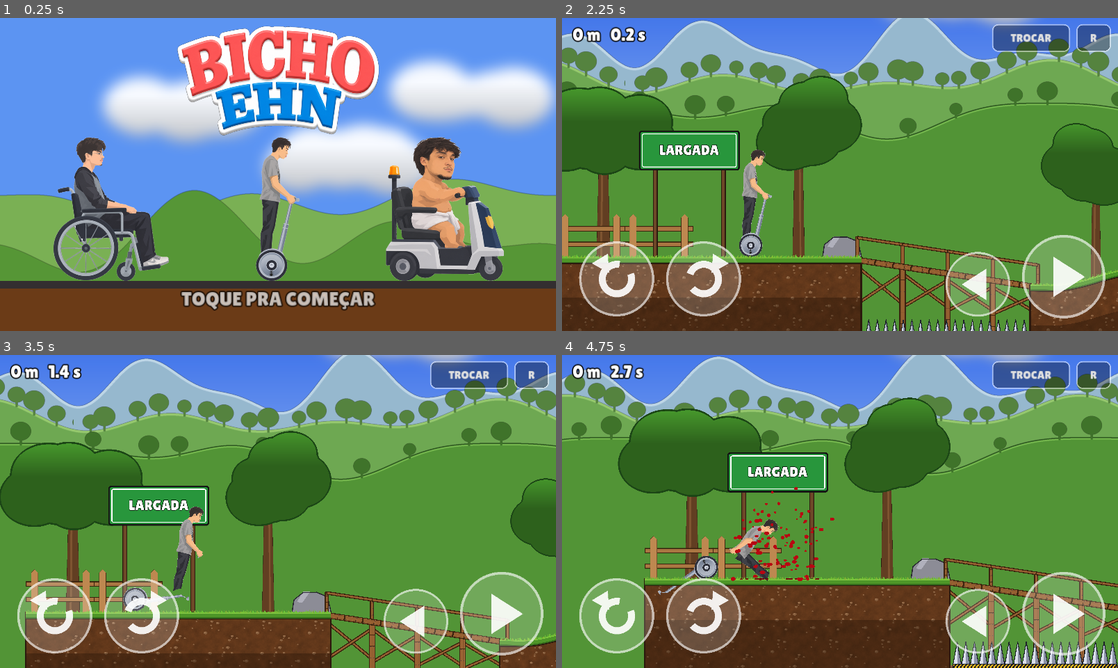
Above: before the commit, frames 1-4 (two rows, left to right).
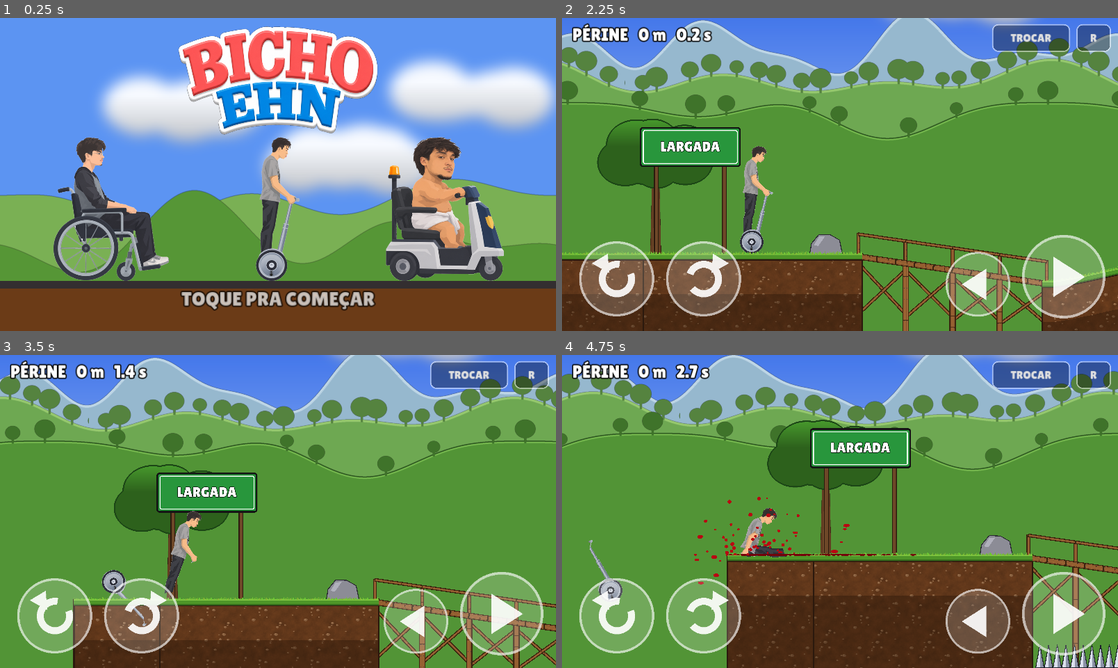
Above: after the commit, the same moments.

Repository: site-oficial-br-y/variant.agencia
Game: Godot game, scene res://levels/Abertura.tscn
Same seed, same stepped clock (60 frames per second), same inputs: the game is played once before the commit and once after it.
Inputs (mouse positions are in pixels of both pictures, inside the frame that each line leads up to):
- Up to frame 1 (0.25 s): no input
- Up to frame 2 (2.25 s): tap Enter at 0.5 s; move the mouse to (962, 158) at 0.52 s; hold D 0.53-1.25 s; tap Space (eject) at 0.6 s; click (962, 158) at 0.67 s; click (1073, 290) at 1.25 s; click "1. PRIMEIRO ROLÊ" at 2 s
- Up to frame 3 (3.5 s): move the mouse to (166, 527) at 2.77 s; hold Left (brake) from 2.78 s (still down); tap Space (eject) at 2.85 s; click (166, 527) at 2.92 s
- Up to frame 4 (4.75 s): move the mouse to (895, 442) at 3.52 s; release Left (brake) at 3.53 s; hold D 3.53-4.28 s; tap Space (eject) at 3.6, 4.35 s; click (895, 442) at 3.67 s; move the mouse to (812, 574) at 4.27 s; hold Right (accelerate) from 4.28 s (still down); click (812, 574) at 4.42 s

The runs differ from the first frame. In frame 1, 1.7% of the frame differs, in the area x 31-69%, y 2-38%; in frame 2, 25%; in frame 3, 38%; in frame 4, 43%, in the area x 0-100%, y 0-100%.

Commit message:
Bicho Ehn: jogo 1,5x mais rapido, fases 3x mais longas, nomes dos personagens
- Engine.time_scale 1,5 com fisica a 90 Hz (mesmo passo de 1/60 s de jogo)
- Trechos reutilizaveis (ponte, bola, lago, passarela, gangorra, vigas, tabuas,
  prensa, serras, TNT) e as 3 fases montadas com eles, 3 checkpoints cada
- Nomes: Perine (segway), Gabriel (cadeira), Gian (scooter) no menu e no HUD
- Bot espera cada pendulo separadamente

Co-Authored-By: Claude Opus 5.5 <noreply@anthropic.com>
Claude-Session: https://claude.ai/code/session_014hX2KsBke7Sq6MsZDXhCCQ

Diff:
--- a/jogo-godot/actors/Player.gd
+++ b/jogo-godot/actors/Player.gd
@@ -10,6 +10,7 @@
 
 @export var personagem: String = "segway"
 @export var chao_y: float = 1000.0
+var fundo_y := INF                 # abaixo disso o veículo caiu num buraco (a fase define)
 @export var spawn_x: float = 600.0
 @export var balance_stiffness: float = 55.0
 @export var balance_damping: float = 14.0
@@ -243,7 +244,7 @@
 		bateu_chao.emit(roda_motriz.global_position + Vector2(0, (roda_motriz.get_child(0).shape as CircleShape2D).radius), dv / 2000.0)
 	var tomba := deg_to_rad(78.0 if equilibra else 115.0)
 	if dv > limiar_queda_montado or absf(chassi.rotation) > tomba \
-			or chassi.global_position.y > chao_y + 900.0:
+			or chassi.global_position.y > (fundo_y if fundo_y < INF else chao_y + 900.0):
 		soltar_ragdoll(_vel(), false)
 
 # ---------- montado -> ragdoll ----------
--- a/jogo-godot/autoload/Game.gd
+++ b/jogo-godot/autoload/Game.gd
@@ -9,6 +9,8 @@
 var personagem: String = "segway"
 var fase: int = 1
 const FASES := ["PRIMEIRO ROLÊ", "OBRA", "DESCIDÃO"]
+const NOMES := {"segway": "PÉRINE", "cadeira": "GABRIEL", "scooter": "GIAN"}
+const RITMO := 1.5                   # jogo roda 1,5x mais rápido (gravidade mais pesada, tudo mais ágil)
 const ARQ_PROGRESSO := "user://progresso.cfg"
 var checkpoint_x: float = -1.0       # -1 = começa do início; sobrevive ao reinício (R)
 var checkpoint_chao: float = 1000.0
--- a/jogo-godot/autoload/Playtest.gd
+++ b/jogo-godot/autoload/Playtest.gd
@@ -14,7 +14,7 @@
 var log_path := "user://playtest/log.jsonl"
 var falhas: Array = []
 var _vx_ant: Dictionary = {}
-var _liberado := false
+var _liberado: Dictionary = {}             # pêndulo -> já saiu atrás dele
 var _prensas_liberadas: Dictionary = {}
 
 func _ready() -> void:
@@ -82,7 +82,7 @@
 	# estratégia de gente: em obstáculo de tempo (pêndulo), esperar antes de ir
 	var espera := 0.0 if estrategia == "reativo" else rng.randf_range(0.0, 5.0)
 	var proxima_foto := 0.0
-	_liberado = false
+	_liberado.clear()
 	_vx_ant.clear()
 	_prensas_liberadas.clear()
 	while resultado == "":
@@ -150,18 +150,17 @@
 		var raio: float = b.get_meta("raio", 100.0)
 		var dist := ancora.x - foco.global_position.x
 		# para logo antes do alcance (frente do veículo ~550 px à frente do centro)
-		if dist < 300.0 or dist > alcance + raio + 1100.0:
+		if dist < 300.0 or dist > alcance + raio + 1100.0 or _liberado.has(b):
 			continue
 		var bola := b as Node2D
 		var vx: float = (b.get_meta("vel", Vector2.ZERO) as Vector2).x
-		# sai no instante em que a bola VIRA no canto de cá (velocidade troca de sinal)
 		var vx_ant: float = _vx_ant.get(bola, 0.0)
 		_vx_ant[bola] = vx
 		# sai quando a bola vem subindo do lado de cá: passa por baixo dela no alto
 		var virou := vx_ant < 0.0 and vx < 0.0 and bola.global_position.x < ancora.x - alcance * 0.8
 		if virou:
-			_liberado = true
-		return not _liberado
+			_liberado[bola] = true
+		return not _liberado.has(bola)
 	return false
 
 ## prensa à frente: para fora do alcance e sai quando a cabeça já está subindo
--- a/jogo-godot/levels/Main.gd
+++ b/jogo-godot/levels/Main.gd
@@ -22,6 +22,8 @@
 var painel: HBoxContainer
 var pecas: Pecas
 var cps: Array = []                         # checkpoints da fase: [x, chão]
+var morte_y := CHAO_Y + 2200.0
+var _sorteio := RandomNumberGenerator.new()  # decoração: mesma fase, mesma arrumação
 
 var player: Player
 var sangue: Sangue
@@ -37,8 +39,10 @@
 			Game.personagem = a.substr(2)
 		if a.begins_with("f="):
 			Game.fase = int(a.substr(2))
+	Engine.time_scale = Game.RITMO           # física a 90 Hz x 1,5 = mesmo passo de 1/60 s de jogo
 	RenderingServer.set_default_clear_color(Color(0.33, 0.55, 0.93))
-	_construir_fundo(["campo", "obra", "montanha"][clampi(Game.fase, 1, 3) - 1])
+	tema = ["campo", "obra", "montanha"][clampi(Game.fase, 1, 3) - 1]
+	_construir_fundo(tema)
 	_mat = PhysicsMaterial.new()
 	_mat.friction = 1.0
 	_mat.bounce = 0.0
@@ -49,6 +53,7 @@
 	player.personagem = Game.personagem
 	player.chao_y = CHAO_Y
 	player.spawn_x = SPAWN_X
+	player.fundo_y = morte_y - 300.0
 	do_inicio = Game.checkpoint_x <= 0.0
 	if Game.checkpoint_x > 0.0:               # renasce no checkpoint depois de morrer
 		player.spawn_x = Game.checkpoint_x
@@ -82,7 +87,7 @@
 		var gancho: Vector2 = bola.global_position + (p["ancora"] - bola.global_position).normalized() * float(p["raio"]) * 0.95
 		(p["corrente"] as Line2D).points = PackedVector2Array([p["ancora"], gancho])
 	if ativo:
-		tempo += delta
+		tempo += delta / Engine.time_scale      # cronômetro em segundos de verdade
 		# caiu do veículo: a tentativa acaba 2,5 s depois (dá tempo de rolar até a chegada)
 		if is_instance_valid(player) and not player.montado:
 			if _caiu_em < 0.0:
@@ -96,7 +101,7 @@
 		var alvo_x: float = player.foco().global_position.x
 		recorde = maxi(recorde, int(maxf(0.0, (alvo_x - SPAWN_X) / 40.0)))
 		if dist_label:
-			dist_label.text = "%d m   %.1f s" % [recorde, tempo]
+			dist_label.text = "%s   %d m   %.1f s" % [Game.NOMES.get(Game.personagem, ""), recorde, tempo]
 
 ## bola de demolição: pêndulo CINEMÁTICO (AnimatableBody2D) — segue θ(t)=θ0·cos(ωt),
 ## nunca estica nem perde energia, e empurra corpos com massa "infinita"
@@ -152,7 +157,8 @@
 		_: _fase_1()
 
 ## marcos comuns: zona de morte, checkpoints (lista de Vector2: x, chão) e chegada
-func _marcos(checkpoints: Array, chegada: Vector2, morte_y: float, bandeiras := true) -> void:
+func _marcos(checkpoints: Array, chegada: Vector2, y_morte: float, bandeiras := true) -> void:
+	morte_y = y_morte
 	var morte := _area(Vector2(chegada.x / 2.0, morte_y), Vector2(absf(chegada.x) * 2.0 + 12000.0, 400))
 	morte.body_entered.connect(func(b: Node2D) -> void:
 		if b.is_in_group("veiculo") or b.is_in_group("piloto"): _fim(false, "buraco"))
@@ -171,129 +177,205 @@
 	meta.body_entered.connect(func(b: Node2D) -> void:
 		if b.is_in_group("veiculo") or b.is_in_group("piloto"): _fim(true, "meta"))
 
+# ---------- trechos reutilizáveis ----------
+## Cada trecho começa em `p` (onde o chão do trecho anterior termina, na mesma altura)
+## e devolve o ponto onde o próximo começa. As fases são sequências de trechos.
+const DECOR := {"campo": ["arvore1", "arvore2", "pedra1", "pedra2"], "obra": ["cone", "cone", "pedra1"],
+	"montanha": ["pinheiro1", "pinheiro2", "pinheiro2", "pedra1"]}
+var tema := "campo"
+
+func _enfeitar(x0: float, x1: float, y: float) -> void:
+	var x := x0 + _sorteio.randf_range(150, 700)
+	while x < x1 - 200:
+		var nome: String = DECOR[tema][_sorteio.randi() % DECOR[tema].size()]
+		if nome == "cone":
+			pecas.cone(Vector2(x, y))
+		elif nome.begins_with("pedra"):
+			pecas.sprite(nome, Vector2(x, y), _sorteio.randf_range(0.9, 1.3), -2, _sorteio.randf() < 0.5)
+		else:
+			pecas.sprite(nome, Vector2(x, y), _sorteio.randf_range(2.0, 2.6), -4, _sorteio.randf() < 0.5)
+		x += _sorteio.randf_range(1100, 2200)
+
+func _t_plano(p: Vector2, comp: float, enfeite := true) -> Vector2:
+	pecas.terreno(PackedVector2Array([p, p + Vector2(comp, 0)]), p.y + 1700.0)
+	if enfeite:
+		_enfeitar(p.x, p.x + comp, p.y)
+	return p + Vector2(comp, 0)
+
+## subida (dy < 0) ou descida (dy > 0) com começo e fim retos
+func _t_ladeira(p: Vector2, comp: float, dy: float, cerca := false) -> Vector2:
+	pecas.terreno(PackedVector2Array([p, p + Vector2(250, 0), p + Vector2(comp - 250, dy), p + Vector2(comp, dy)]),
+		maxf(p.y, p.y + dy) + 1700.0)
+	if cerca:
+		_cerca(p + Vector2(250, 0), p + Vector2(comp - 250, dy))
+	return p + Vector2(comp, dy)
+
+## ponte de madeira sobre fosso de espinhos
+func _t_ponte(p: Vector2, comp: float, dy: float) -> Vector2:
+	var fundo := maxf(p.y, p.y + dy) + 1100.0
+	pecas.terreno(PackedVector2Array([Vector2(p.x, fundo), Vector2(p.x + comp, fundo)]), fundo + 600.0, false)
+	pecas.espinhos(p.x + 40, p.x + comp - 40, fundo)
+	pecas.ponte_madeira(p + Vector2(-50, 0), p + Vector2(comp + 60, dy), fundo)
+	return p + Vector2(comp, dy)
+
+## guindaste com bola de demolição numa reta (a bola passa na altura do peito
+## e sobe alto nas pontas: brecha de ~1,2–1,9 s por balanço, ver level-design §8)
+func _t_bola(p: Vector2) -> Vector2:
+	_t_plano(p, 4300, false)
+	pecas.cerca(p.x + 150, p.x + 950, p.y)
+	var piv := Vector2(p.x + 2600, p.y - 700.0 - 450.0 - 1300.0)
+	pecas.guindaste(piv.x + 2200, p.y, piv.y - 480.0, piv.x - 150, piv.x, piv)
+	_bola_demolicao(piv, 1300.0, deg_to_rad(85.0), 450.0, 0.6)
+	return p + Vector2(4300, 0)
+
+## rampa de madeira saltando um lago
+func _t_lago(p: Vector2) -> Vector2:
+	pecas.terreno(PackedVector2Array([p, p + Vector2(800, 0)]), p.y + 1700.0)
+	pecas.rampa(p.x, p.x + 800, p.y, 280)
+	pecas.terreno(PackedVector2Array([p + Vector2(800, 1200), p + Vector2(1800, 1200)]), p.y + 1700.0, false)
+	pecas.agua(p.x + 800, p.x + 1800, p.y + 400, p.y + 1200)
+	pecas.terreno(PackedVector2Array([p + Vector2(1800, 80), p + Vector2(2400, 160), p + Vector2(3200, 160)]), p.y + 1700.0)
+	return p + Vector2(3200, 160)
+
+## passarela de vigas sobre ravina de espinhos, com caixas e (opcional) TNT
+func _t_passarela(p: Vector2, comp := 2000.0, com_tnt := true) -> Vector2:
+	var fundo := p.y + 1140.0
+	pecas.terreno(PackedVector2Array([Vector2(p.x, fundo), Vector2(p.x + comp, fundo)]), fundo + 600.0, false)
+	pecas.espinhos(p.x + 40, p.x + comp - 40, fundo)
+	pecas.passarela(p.x - 40, p.x + comp + 40, p.y, fundo, [p.x + comp * 0.3, p.x + comp * 0.72])
+	pecas.caixa(p + Vector2(550, -200), 400)
+	pecas.caixa(p + Vector2(550, -600), 400)
+	if com_tnt:
+		pecas.tnt(p + Vector2(comp * 0.68, 0))
+	return p + Vector2(comp, 0)
+
+func _t_gangorra(p: Vector2) -> Vector2:
+	_t_plano(p, 1300, false)
+	_gangorra(p + Vector2(650, -95), 1100.0)
+	return p + Vector2(1300, 0)
+
+## duas vigas com um vão de espinhos no meio
+func _t_vigas(p: Vector2) -> Vector2:
+	var poco := p.y + 1300.0
+	pecas.terreno(PackedVector2Array([Vector2(p.x, poco), Vector2(p.x + 1800, poco)]), poco + 600.0, false)
+	pecas.espinhos(p.x + 40, p.x + 1760, poco)
+	pecas.passarela(p.x, p.x + 800, p.y, poco, [p.x + 400])
+	pecas.caixa(p + Vector2(500, -150), 300)
+	pecas.caixa(p + Vector2(500, -450), 300)
+	pecas.passarela(p.x + 1000, p.x + 1800, p.y, poco, [p.x + 1400])
+	return p + Vector2(1800, 0)
+
+func _t_tabuas(p: Vector2, comp := 1000.0) -> Vector2:
+	var poco := p.y + 1300.0
+	_tabuas_que_caem(p.x, p.x + comp, p.y)
+	pecas.terreno(PackedVector2Array([Vector2(p.x, poco), Vector2(p.x + comp, poco)]), poco + 600.0, false)
+	pecas.espinhos(p.x + 40, p.x + comp - 40, poco)
+	return p + Vector2(comp, 0)
+
+func _t_prensa(p: Vector2) -> Vector2:
+	_t_plano(p, 2800, false)
+	pecas.prensa(p.x + 2100, p.y, 4.5, _sorteio.randf_range(0.0, 4.5))
+	pecas.cone(p + Vector2(2750, 0))
+	return p + Vector2(2800, 0)
+
+## rampinha e salto sobre o fosso das serras (vem embalado de uma descida)
+func _t_serras(p: Vector2) -> Vector2:
+	pecas.terreno(PackedVector2Array([p, p + Vector2(400, 0), p + Vector2(900, -200)]), p.y + 1700.0)
+	pecas.terreno(PackedVector2Array([p + Vector2(900, 600), p + Vector2(2000, 600)]), p.y + 1700.0, false)
+	pecas.espinhos(p.x + 940, p.x + 1960, p.y + 600)
+	pecas.serra(p + Vector2(1230, 360), 330.0)
+	pecas.serra(p + Vector2(1720, 360), 330.0)
+	pecas.terreno(PackedVector2Array([p + Vector2(2000, -100), p + Vector2(2800, 100), p + Vector2(3400, 100)]), p.y + 1700.0)
+	return p + Vector2(3400, 100)
+
+func _t_tnt(p: Vector2) -> Vector2:
+	_t_plano(p, 1200, false)
+	pecas.tnt(p + Vector2(550, 0), 500.0)
+	pecas.caixa(p + Vector2(850, -170), 340)
+	return p + Vector2(1200, 0)
+
+func _largada() -> Vector2:
+	var p := _t_plano(Vector2(-2600, CHAO_Y), 1100, false)
+	pecas.placa(Vector2(-900, CHAO_Y), "LARGADA")
+	return _t_plano(p, 2800)
+
+func _chegada(p: Vector2, cps_fase: Array, fundo_max: float) -> void:
+	_t_plano(p, 4000)
+	pecas.placa(p + Vector2(1500, 0), "CHEGADA", true)
+	_marcos(cps_fase, p + Vector2(1500, 0), fundo_max + 900.0, false)
+
 # ---------- FASE 1: Primeiro Rolê (campo) ----------
-## largada no platô -> ponte de madeira descendo sobre espinhos -> morro -> guindaste
-## com bola de demolição -> rampa sobre o lago -> passarela de vigas com caixas e TNT
-## -> subida até a chegada. Dois checkpoints.
 func _fase_1() -> void:
-	var P := pecas
-	var fundo := CHAO_Y + 1700.0
-	P.terreno(PackedVector2Array([Vector2(-2600, CHAO_Y), Vector2(1300, CHAO_Y)]), fundo)
-	P.placa(Vector2(-900, CHAO_Y), "LARGADA")
-	P.cerca(-2600, -1300, CHAO_Y)
-	P.sprite("arvore1", Vector2(-2000, CHAO_Y), 2.6, -4)
-	P.sprite("arvore2", Vector2(500, CHAO_Y), 2.3, -4, true)
-	P.sprite("pedra2", Vector2(1050, CHAO_Y), 1.3, -2)
-	# ponte descendo sobre o fosso de espinhos
-	P.terreno(PackedVector2Array([Vector2(1300, CHAO_Y + 1100), Vector2(3460, CHAO_Y + 1100)]), fundo, false)
-	P.espinhos(1340, 3440, CHAO_Y + 1100)
-	P.ponte_madeira(Vector2(1250, CHAO_Y), Vector2(3560, CHAO_Y + 350), CHAO_Y + 1100)
-	# morro e reta da bola de demolição
-	var reta := CHAO_Y + 100.0
-	P.terreno(PackedVector2Array([Vector2(3460, CHAO_Y + 350), Vector2(3950, CHAO_Y + 360), Vector2(4650, reta + 40),
-		Vector2(5200, reta), Vector2(9800, reta)]), fundo)
-	P.sprite("arvore2", Vector2(4300, CHAO_Y + 300), 2.0, -4)
-	P.sprite("pedra1", Vector2(4900, reta), 1.1, -2)
-	P.cerca(5600, 6400, reta)
-	# bola passa na altura do peito (700 acima do chão) e sobe alto nas pontas (85°):
-	# brecha de ~1,2–1,9 s por balanço para os 3 veículos (simulado e testado no bot)
-	var piv := Vector2(7800, reta - 700.0 - 450.0 - 1300.0)
-	P.guindaste(10000, reta, piv.y - 480.0, 7650, 7800, piv)
-	_bola_demolicao(piv, 1300.0, deg_to_rad(85.0), 450.0, 0.6)
-	# rampa e lago
-	var dx := 500.0
-	P.rampa(9000 + dx, 9800 + dx, reta, 280)
-	P.terreno(PackedVector2Array([Vector2(9800 + dx, CHAO_Y + 1300), Vector2(10800 + dx, CHAO_Y + 1300)]), fundo, false)
-	P.agua(9800 + dx, 10800 + dx, CHAO_Y + 500, CHAO_Y + 1300)
-	var pouso := CHAO_Y + 260.0
-	P.terreno(PackedVector2Array([Vector2(10800 + dx, CHAO_Y + 180), Vector2(11400 + dx, pouso), Vector2(12200 + dx, pouso)]), fundo)
-	P.sprite("arvore1", Vector2(11900 + dx, pouso), 2.2, -4, true)
-	# passarela de vigas sobre a ravina, com caixas e TNT
-	P.terreno(PackedVector2Array([Vector2(12200 + dx, CHAO_Y + 1400), Vector2(14200 + dx, CHAO_Y + 1400)]), fundo, false)
-	P.espinhos(12240 + dx, 14160 + dx, CHAO_Y + 1400)
-	P.passarela(12160 + dx, 14240 + dx, pouso, CHAO_Y + 1400, [12800 + dx, 13650 + dx])
-	P.caixa(Vector2(12750 + dx, pouso - 200), 400)
-	P.caixa(Vector2(12750 + dx, pouso - 600), 400)
-	P.tnt(Vector2(13550 + dx, pouso))
-	# subida final
-	var alto := CHAO_Y - 40.0
-	P.terreno(PackedVector2Array([Vector2(14200 + dx, pouso), Vector2(14700 + dx, pouso - 20), Vector2(15500 + dx, alto),
-		Vector2(19000, alto)]), fundo)
-	P.placa(Vector2(16900, alto), "CHEGADA", true)
-	P.sprite("arvore2", Vector2(17800, alto), 2.5, -4)
-	P.sprite("pedra2", Vector2(16400, alto), 1.0, -2, true)
-	_marcos([Vector2(5400, reta), Vector2(12200, pouso)], Vector2(16900, alto), CHAO_Y + 2200, false)
-
-# ---------- FASE 2: Obra (gangorra, vigas sobre o fosso, tábuas que caem, prensa) ----------
+	_sorteio.seed = 101
+	var p := _largada()                                   # (1300, chão)
+	p = _t_ponte(p, 2300, 350)
+	p = _t_ladeira(p, 1600, -250)
+	var cp1 := p + Vector2(200, 0)
+	p = _t_bola(p)
+	p = _t_lago(p)
+	p = _t_passarela(p)
+	p = _t_ladeira(p, 1800, -300)
+	var cp2 := p + Vector2(300, 0)
+	p = _t_plano(p, 1500)
+	p = _t_ponte(p, 2300, 300)
+	p = _t_plano(p, 800)
+	var cp3 := p + Vector2(200, 0)
+	p = _t_bola(p)
+	p = _t_lago(p)
+	p = _t_passarela(p, 2400)
+	p = _t_ladeira(p, 1600, -400)
+	_chegada(p, [cp1, cp2, cp3], CHAO_Y + 2600.0)
+
+# ---------- FASE 2: Obra (gangorra, vigas, tábuas que caem, prensas, bola) ----------
 func _fase_2() -> void:
-	var P := pecas
-	P.chao_tex = "concreto"
-	P.topo_tex = "asfalto"
-	P.contorno_chao = Pecas.CONTORNO_METAL
-	var fundo := CHAO_Y + 1700.0
-	var poco := CHAO_Y + 1300.0
-	P.terreno(PackedVector2Array([Vector2(-2600, CHAO_Y), Vector2(3000, CHAO_Y)]), fundo)   # largada + chão da gangorra
-	P.placa(Vector2(-900, CHAO_Y), "LARGADA")
-	P.guindaste(1200, CHAO_Y, CHAO_Y - 3000, -1300, -400)
-	for x in [300.0, 650.0, 1900.0]:
-		P.cone(Vector2(x, CHAO_Y))
-	_gangorra(Vector2(2350, CHAO_Y - 95), 1100.0)
-	P.passarela(3000, 3800, CHAO_Y, poco, [3400])                                         # viga 1
-	P.caixa(Vector2(3500, CHAO_Y - 150), 300)
-	P.caixa(Vector2(3500, CHAO_Y - 450), 300)
-	P.terreno(PackedVector2Array([Vector2(3800, poco), Vector2(4000, poco)]), fundo, false)
-	P.espinhos(3800, 4000, poco)
-	P.passarela(4000, 4800, CHAO_Y, poco, [4400])                                         # viga 2
-	_tabuas_que_caem(4800.0, 5800.0, CHAO_Y)                                              # ponte que despenca
-	P.terreno(PackedVector2Array([Vector2(4800, poco), Vector2(5800, poco)]), fundo, false)
-	P.espinhos(4840, 5760, poco)
-	P.terreno(PackedVector2Array([Vector2(5800, CHAO_Y), Vector2(9500, CHAO_Y)]), fundo)  # chegada
-	P.prensa(6500, CHAO_Y)
-	P.cone(Vector2(7100, CHAO_Y))
-	P.placa(Vector2(7700, CHAO_Y), "CHEGADA", true)
-	_marcos([Vector2(4400, CHAO_Y)], Vector2(7700, CHAO_Y), CHAO_Y + 2000, false)
-
-# ---------- FASE 3: Descidão (montanha: ladeira, salto sobre as serras, ponte sobre a ravina, TNT) ----------
+	_sorteio.seed = 202
+	pecas.chao_tex = "concreto"
+	pecas.topo_tex = "asfalto"
+	pecas.contorno_chao = Pecas.CONTORNO_METAL
+	var p := _largada()
+	pecas.guindaste(1200, CHAO_Y, CHAO_Y - 3000, -1300, -400)
+	p = _t_plano(p, 400, false)
+	p = _t_gangorra(p)
+	p = _t_vigas(p)
+	p = _t_tabuas(p)
+	var cp1 := p + Vector2(200, 0)
+	p = _t_prensa(p)
+	p = _t_passarela(p)
+	p = _t_plano(p, 600)
+	p = _t_gangorra(p)
+	p = _t_vigas(p)
+	var cp2 := p + Vector2(200, 0)
+	p = _t_plano(p, 600)
+	p = _t_bola(p)
+	p = _t_tabuas(p, 1400)
+	var cp3 := p + Vector2(200, 0)
+	p = _t_prensa(p)
+	p = _t_plano(p, 1200)
+	p = _t_prensa(p)
+	_chegada(p, [cp1, cp2, cp3], CHAO_Y + 2600.0)
+
+# ---------- FASE 3: Descidão (montanha: ladeiras, serras, pontes, TNT, lago) ----------
 func _fase_3() -> void:
-	var P := pecas
-	P.chao_tex = "rocha"
-	P.topo_tex = "grama_alpina"
-	P.contorno_chao = Color(0.13, 0.12, 0.15)
-	var fundo := CHAO_Y + 3200.0
-	P.terreno(PackedVector2Array([Vector2(-2600, CHAO_Y), Vector2(1200, CHAO_Y),
-		Vector2(4000, CHAO_Y + 900), Vector2(4400, CHAO_Y + 900), Vector2(4900, CHAO_Y + 700)]), fundo)
-	P.placa(Vector2(-900, CHAO_Y), "LARGADA")
-	_cerca(Vector2(1200, CHAO_Y), Vector2(4000, CHAO_Y + 900))
-	P.sprite("pinheiro2", Vector2(-2000, CHAO_Y), 2.4, -4)
-	P.sprite("pinheiro1", Vector2(500, CHAO_Y), 2.2, -4)
-	P.sprite("pinheiro2", Vector2(2600, CHAO_Y + 450), 2.0, -4)
-	P.sprite("pedra1", Vector2(3300, CHAO_Y + 680), 1.3, -2)
-	P.sprite("pinheiro1", Vector2(4200, CHAO_Y + 900), 2.3, -4)
-	P.terreno(PackedVector2Array([Vector2(4900, CHAO_Y + 1500), Vector2(6000, CHAO_Y + 1500)]), fundo, false)
-	P.espinhos(4940, 5960, CHAO_Y + 1500)
-	P.serra(Vector2(5230, CHAO_Y + 1260), 330.0)
-	P.serra(Vector2(5720, CHAO_Y + 1260), 330.0)
-	var pouso := CHAO_Y + 1000.0
-	P.terreno(PackedVector2Array([Vector2(6000, CHAO_Y + 800), Vector2(6800, pouso),
-		Vector2(8000, pouso)]), fundo)
-	P.sprite("pedra2", Vector2(6900, pouso), 1.1, -2)
-	P.sprite("pinheiro2", Vector2(7700, pouso), 2.5, -4)
-	# ponte de madeira subindo sobre a ravina de espinhos
-	var ravina := CHAO_Y + 1800.0
-	P.terreno(PackedVector2Array([Vector2(8000, ravina), Vector2(9800, ravina)]), fundo, false)
-	P.espinhos(8040, 9760, ravina)
-	P.ponte_madeira(Vector2(7950, pouso), Vector2(9850, pouso - 150), ravina)
-	# trilha dos barris de TNT e subida até a chegada
-	var trilha := pouso - 150.0
-	var topo := CHAO_Y + 500.0
-	P.terreno(PackedVector2Array([Vector2(9800, trilha), Vector2(10900, trilha), Vector2(11700, topo),
-		Vector2(14500, topo)]), fundo)
-	P.tnt(Vector2(10350, trilha), 500.0)
-	P.caixa(Vector2(10650, trilha - 170), 340)
-	P.sprite("pinheiro1", Vector2(11200, trilha - 150), 2.2, -4)
-	P.placa(Vector2(12600, topo), "CHEGADA", true)
-	P.sprite("pinheiro2", Vector2(13400, topo), 2.5, -4)
-	_marcos([Vector2(7200, pouso)], Vector2(12600, topo), CHAO_Y + 3500, false)
+	_sorteio.seed = 303
+	pecas.chao_tex = "rocha"
+	pecas.topo_tex = "grama_alpina"
+	pecas.contorno_chao = Color(0.13, 0.12, 0.15)
+	var p := _largada()
+	p = _t_ladeira(p, 2800, 900, true)
+	p = _t_serras(p)
+	var cp1 := p + Vector2(-400, 0)
+	p = _t_ponte(p, 1900, -150)
+	p = _t_tnt(p)
+	p = _t_ladeira(p, 2600, 700, true)
+	var cp2 := p + Vector2(-2500, -700)
+	p = _t_serras(p)
+	p = _t_plano(p, 600)
+	var cp3 := p + Vector2(-300, 0)
+	p = _t_lago(p)
+	p = _t_ponte(p, 2300, -200)
+	p = _t_tnt(p)
+	p = _t_ladeira(p, 1800, -500)
+	_chegada(p, [cp1, cp2, cp3], CHAO_Y + 3400.0)
 
 ## cerca de espetos decorativa ao longo de uma ladeira (atrás de tudo)
 func _cerca(a: Vector2, b: Vector2) -> void:
@@ -312,7 +394,7 @@
 	var calco := StaticBody2D.new()
 	calco.collision_layer = 0b01
 	var cs := CollisionPolygon2D.new()
-	cs.polygon = PackedVector2Array([Vector2(-70, CHAO_Y - pivo.y + 5), Vector2(70, CHAO_Y - pivo.y + 5), Vector2(0, 0)])
+	cs.polygon = PackedVector2Array([Vector2(-70, 100.0), Vector2(70, 100.0), Vector2(0, 0)])
 	calco.add_child(cs)
 	pecas.poligono(cs.polygon, Color(0.62, 0.66, 0.72), 0, null, 1.0, calco)
 	var cont := cs.polygon.duplicate()
@@ -333,7 +415,7 @@
 	var h := comprimento / 2.0
 	pecas.tabua(Vector2(-h, 0), Vector2(h, 0), 34.0, 1, prancha)
 	prancha.position = pivo
-	prancha.rotation = -atan2(CHAO_Y - pivo.y - 17.0, h)    # ponta de cá (esquerda) encostada no chão
+	prancha.rotation = -atan2(78.0, h)    # ponta de cá (esquerda) encostada no chão
 	add_child(prancha)
 	var j := PinJoint2D.new()
 	add_child(j)
@@ -678,3 +760,4 @@
 
 func _exit_tree() -> void:
 	Audio.motor(false)                        # sair da fase cala o motor
+	Engine.time_scale = 1.0
--- a/jogo-godot/levels/Menu.gd
+++ b/jogo-godot/levels/Menu.gd
@@ -10,6 +10,8 @@
 var quadros: Array = []
 var pedra: TextureRect
 var ok: TextureButton
+var nome: Label
+var nomes_quadro: Array = []
 
 func _ready() -> void:
 	set_anchors_preset(Control.PRESET_FULL_RECT)
@@ -47,6 +49,11 @@
 			b.offset_left = 6; b.offset_top = 6; b.offset_right = -6; b.offset_bottom = -6
 			b.pressed.connect(_selecionar.bind(i))
 			q.add_child(b)
+			var n := _rotulo(Game.NOMES[OPCOES[i]], 22, 6)
+			n.position = Vector2(-20, lado + 2)
+			n.size = Vector2(lado + 40, 30)
+			q.add_child(n)
+			nomes_quadro.append(n)
 		quadros.append(q)
 
 	pedra = TextureRect.new()
@@ -60,6 +67,8 @@
 	preview.size = Vector2(520, 440)
 	add_child(preview)
 
+	nome = _rotulo("", 76, 16)
+	add_child(nome)
 	ok = _botao("confirma", Vector2.ZERO, 140)
 	ok.pressed.connect(_jogar)
 	get_viewport().size_changed.connect(_atualizar)   # tela cheia/girar muda o tamanho
@@ -75,6 +84,16 @@
 				await RenderingServer.frame_post_draw
 			get_viewport().get_texture().get_image().save_png("user://menu2.png")
 		get_tree().quit()
+
+func _rotulo(texto: String, tamanho: int, contorno: int) -> Label:
+	var l := Label.new()
+	l.text = texto
+	l.horizontal_alignment = HORIZONTAL_ALIGNMENT_CENTER
+	l.add_theme_font_size_override("font_size", tamanho)
+	l.add_theme_color_override("font_outline_color", Color.BLACK)
+	l.add_theme_constant_override("outline_size", contorno)
+	l.mouse_filter = Control.MOUSE_FILTER_IGNORE
+	return l
 
 func _botao(icone: String, pos: Vector2, tam: float) -> TextureButton:
 	var b := TextureButton.new()
@@ -110,6 +129,12 @@
 	var vp := get_viewport().get_visible_rect().size
 	preview.position = Vector2(vp.x / 2.0 - preview.size.x / 2.0, vp.y - 108 - h)   # em pé na pedra
 	pedra.position = Vector2(vp.x / 2.0 - 300, vp.y - 130)
+	nome.text = Game.NOMES[OPCOES[atual]]
+	nome.horizontal_alignment = HORIZONTAL_ALIGNMENT_RIGHT
+	nome.size = Vector2(600, 100)
+	nome.position = Vector2(preview.position.x - 620, preview.position.y + h * 0.35)
+	for i in nomes_quadro.size():
+		(nomes_quadro[i] as Label).add_theme_color_override("font_color", Color.WHITE if i == atual else Color(1, 1, 1, 0.5))
 	ok.position = Vector2(vp.x - 175, vp.y - 165)
 	var lado := 100.0
 	var x0 := vp.x / 2.0 - (SLOTS * (lado + 12) - 12) / 2.0 + 60
--- a/jogo-godot/project.godot
+++ b/jogo-godot/project.godot
@@ -13,7 +13,7 @@
 
 [physics]
 2d/default_gravity=980.0
-common/physics_ticks_per_second=60
+common/physics_ticks_per_second=90
 
 [rendering]
 textures/canvas_textures/default_texture_filter=1
Not shown, changed: rodas/godot/index.html
Not shown, changed: rodas/godot/index.pck
